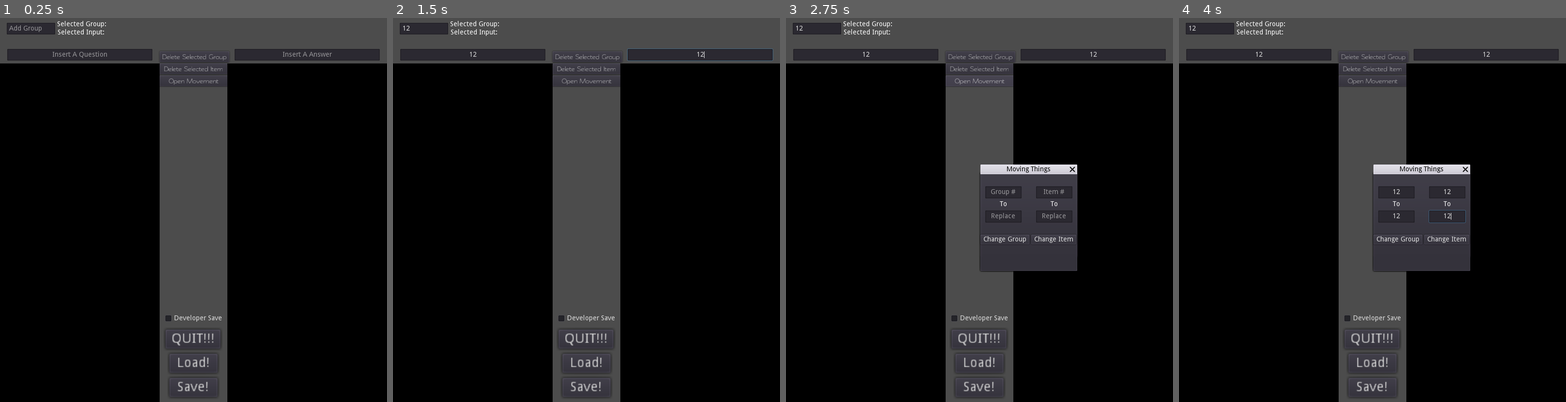
Above: before the commit, frames 1-4 (left to right).
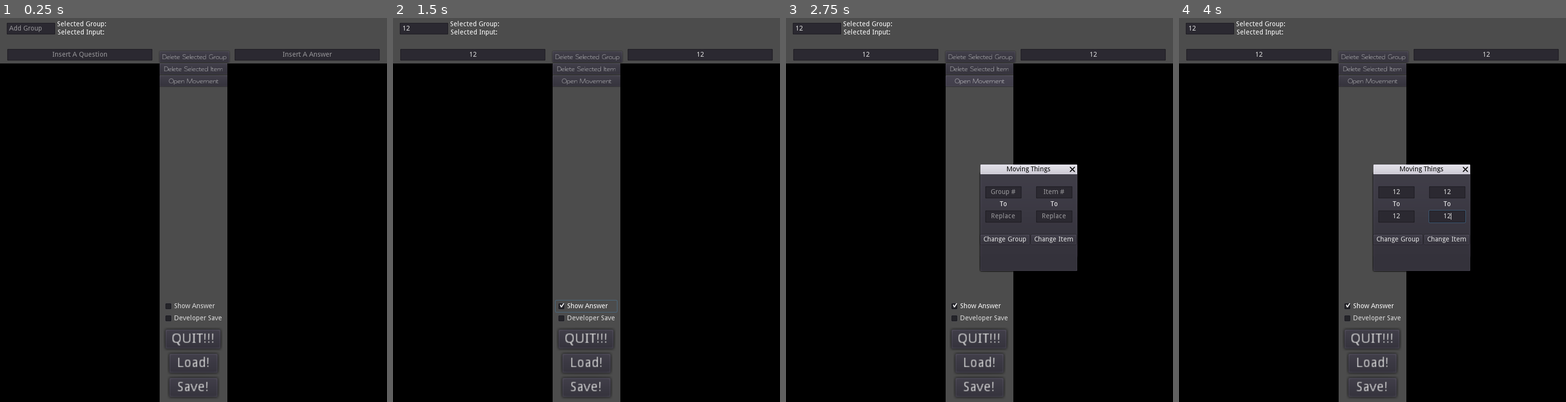
Above: after the commit, the same moments.

Repository: MasterKitten/Addicting-FlashCard-Learning
Game: Godot game, scene res://Scenes/Creation.tscn
Two runs of this game, one before a commit and one after it. Both use one fixed random seed, a clock stepped at 60 frames per second and the inputs below. This scene is started directly instead of the project's main scene.
Inputs (mouse positions are in pixels of both pictures, inside the frame that each line leads up to):
- Up to frame 1 (0.25 s): no input
- Up to frame 2 (1.5 s): click (423, 29) at 0.52 s; type "12" at 0.6 s; click (474, 56) at 0.75 s; type "12" at 0.83 s; click (698, 56) at 0.98 s; type "12" at 1.07 s; click (586, 306) at 1.25 s, where only the run after the commit has a clickable "Show Answer"
- Up to frame 3 (2.75 s): click "Open Movement" at 2 s
- Up to frame 4 (4 s): click (1395, 190) at 2.77 s; type "12" at 2.85 s; click (1395, 217) at 3 s; type "12" at 3.08 s; click (1446, 190) at 3.23 s; type "12" at 3.32 s; click (1446, 217) at 3.52 s; type "12" at 3.6 s

The runs differ from the first frame. In frame 1, less than 0.1% of the frame differs, in the area x 42-56%, y 74-76%; in frame 2, 0.2%, in the area x 41-99%, y 7-77%; in frame 3, less than 0.1%; in frame 4, less than 0.1%.

Commit message:
Stuff
Bug fixes and preparations for next update.

Diff:
--- a/Schodot/Scenes/Creation.gd
+++ b/Schodot/Scenes/Creation.gd
@@ -10,6 +10,7 @@
 export (Array, Array, String) var Questions
 export (Array, Array, String) var Answers
 export (Array, String) var Groups
+var ShowAnswer = false
 
 # Instance variables.
 export (PackedScene) var Butt
@@ -32,6 +33,7 @@
 		"Questions" : Questions,
 		"Answers" : Answers,
 		"Groups" : Groups,
+		"ShowAnswer" : ShowAnswer,
 	}
 	return save_dict
 
@@ -78,24 +80,18 @@
 	# What does this do? When loading another file, we have to remove EVERYTHING!
 	var Answerss = AnswerGroup.get_children()
 	var i = 0
-	var x = 0
-	while x < Answers.size():
-		while i != Answers[x].size():
-			Answers[x].remove(i)
-			i = 0
-		x += 1
+	while i < Answers.size():
+		Answers.remove(i)
+		i = 0
 	i = 0
 	while i < Answerss.size():
 		Answerss[i].queue_free()
 		i += 1
 	var Questionss = QuestionGroup.get_children()
 	i = 0
-	x = 0
-	while x < Questions.size():
-		while i != Questions[x].size():
-			Questions[x].remove(i)
-			i = 0
-		x += 1
+	while i < Questions.size():
+		Questions.remove(i)
+		i = 0
 	i = 0
 	while i < Questionss.size():
 		Questionss[i].queue_free()
@@ -104,7 +100,7 @@
 	i = 0
 	while i != Groups.size():
 		Groups.remove(i)
-		i += 1
+		i = 0
 	i = 0
 	while i < Groupss.size():
 		Groupss[i].queue_free()
@@ -144,6 +140,11 @@
 			i += 1
 		SelectedGroup += 1
 	SelectedGroup = -1
+	# ShowAnswer loading
+	if datas.ShowAnswer == true:
+		get_node("Saving Stuffs/ShowAnswer").pressed = true
+	else:
+		get_node("Saving Stuffs/ShowAnswer").pressed = false
 
 	# Changing the text
 	get_node("Selected Group").text = "Done! Select A Group!"
@@ -356,3 +357,6 @@
 
 func _on_Checking_toggled(button_pressed):
 	SaveToDev = button_pressed
+
+func _on_ShowAnswer_toggled(button_pressed):
+	ShowAnswer = button_pressed
--- a/Schodot/Scenes/Creation.tscn
+++ b/Schodot/Scenes/Creation.tscn
@@ -16,6 +16,13 @@
 [node name="Saving Stuffs" type="Control" parent="."]
 margin_right = 40.0
 margin_bottom = 40.0
+
+[node name="ShowAnswer" type="CheckBox" parent="Saving Stuffs"]
+margin_left = 336.0
+margin_top = 590.0
+margin_right = 463.0
+margin_bottom = 614.0
+text = "Show Answer"
 
 [node name="Checking" type="CheckBox" parent="Saving Stuffs"]
 margin_left = 336.0
@@ -258,6 +265,7 @@
 autoplay = true
 bus = "Music"
 
+[connection signal="toggled" from="Saving Stuffs/ShowAnswer" to="." method="_on_ShowAnswer_toggled"]
 [connection signal="toggled" from="Saving Stuffs/Checking" to="." method="_on_Checking_toggled"]
 [connection signal="pressed" from="Saving Stuffs/Save" to="." method="_on_Save_pressed"]
 [connection signal="pressed" from="Saving Stuffs/Load" to="." method="_on_Load_pressed"]
--- a/Schodot/Scenes/Game Modes/Flash Card.gd
+++ b/Schodot/Scenes/Game Modes/Flash Card.gd
@@ -2,6 +2,7 @@
 
 var SelectedQuestions = []
 var SelectedAnswers = []
+var ShowAnswers = false #Leave this variable alone
 
 var Flipped = false
 var CurrentQuestion = 0
--- a/Schodot/Scenes/Game Modes/Question & Answer.gd
+++ b/Schodot/Scenes/Game Modes/Question & Answer.gd
@@ -1,5 +1,6 @@
 extends TextureRect
 
+var ShowAnswers = false
 var SelectedQuestions = []
 var SelectedAnswers = []
 var ShuffledAnswers = []
@@ -39,11 +40,10 @@
 		TheProgressBar.modulate.r = 1
 		StartTimer = false
 		timer = 0
-		if (SelectedAnswers.size() == 0 && SelectedQuestions.size() == 0):
+		if SelectedAnswers.size() == 0 && SelectedQuestions.size() == 0:
 			get_node("AnimationPlayer").play("Fade")
 		else:
-			if timer == 1:
-				UpdateText()
+			UpdateText()
 
 	if get_node("Results").visible == true:
 		get_node("Results/ProgressBar").value += (delta * 1.5)
@@ -89,6 +89,8 @@
 		get_node("AudioIncorrect").play()
 		StartTimer = true
 		WrongAnswers += 1
+	if ShowAnswers == true:
+		print(SelectedAnswers[0])
 	SelectedAnswers.remove(0)
 	SelectedQuestions.remove(0)
 
--- a/Schodot/Scenes/Game Modes/Typing.gd
+++ b/Schodot/Scenes/Game Modes/Typing.gd
@@ -2,21 +2,41 @@
 
 var SelectedQuestions = []
 var SelectedAnswers = []
+var ShowAnswers = false
+
+var timer = 0
+var StartTimer = false
+
+func _process(delta):
+	if StartTimer == true:
+		timer += delta
+	if timer >= 2:
+		StartTimer = false
+		timer = 0
+		get_node("LineEdit").editable = true
+		UpdateText()
 
 func UpdateText():
-	if SelectedQuestions.size() == 0 && SelectedAnswers.size() == 0:
+	if SelectedQuestions.size() == 0:
 		get_parent().get_node("Selecting Practice").BackToLevel()
 		queue_free()
 	else:
 		get_node("Question").text = SelectedQuestions[0]
 	get_node("LineEdit").text = ""
+	get_node("Correct?").text = ""
+	get_node("Answer").text = ""
 
 func _on_LineEdit_text_entered(new_text):
-	if SelectedAnswers[0].to_lower() == new_text.to_lower():
-		get_node("Correct?").text = "Correct!"
-	else:
-		get_node("Correct?").text = "Wrong!"
-	get_node("Answer").text = "Answer: " + SelectedAnswers[0]
-	SelectedAnswers.remove(0)
-	SelectedQuestions.remove(0)
-	UpdateText()
+	if get_node("LineEdit").editable == true:
+		if SelectedAnswers[0].to_lower() == new_text.to_lower():
+			get_node("Correct?").text = "Correct!"
+		else:
+			get_node("Correct?").text = "Wrong!"
+		if ShowAnswers == true:
+			get_node("Answer").text = "Answer: " + SelectedAnswers[0]
+		else:
+			get_node("Answer").text = ""
+		get_node("LineEdit").editable = false
+		SelectedAnswers.remove(0)
+		SelectedQuestions.remove(0)
+		StartTimer = true
--- a/Schodot/Scenes/Selecting Practice.gd
+++ b/Schodot/Scenes/Selecting Practice.gd
@@ -6,6 +6,7 @@
 
 export (Array, String) var SelectedAnswers
 export (Array, String) var SelectedQuestions
+var ShowAnswer
 
 export (PackedScene) var Butt
 
@@ -19,6 +20,7 @@
 	Groups = datas.Groups
 	Answers = datas.Answers
 	Questions = datas.Questions
+	ShowAnswer = datas.ShowAnswer
 	var i = 0
 	while i < Groups.size():
 		var Item = Butt.instance()
@@ -55,6 +57,7 @@
 	get_parent().add_child(Item)
 	Item.SelectedQuestions = SelectedQuestions
 	Item.SelectedAnswers = SelectedAnswers
+	Item.ShowAnswers = ShowAnswer
 	Item.UpdateText()
 	GoToGame()
 
Not shown, changed: Schodot/export_presets.cfg
Not shown, changed: Schodot/Pre-made Cards/Spanish
